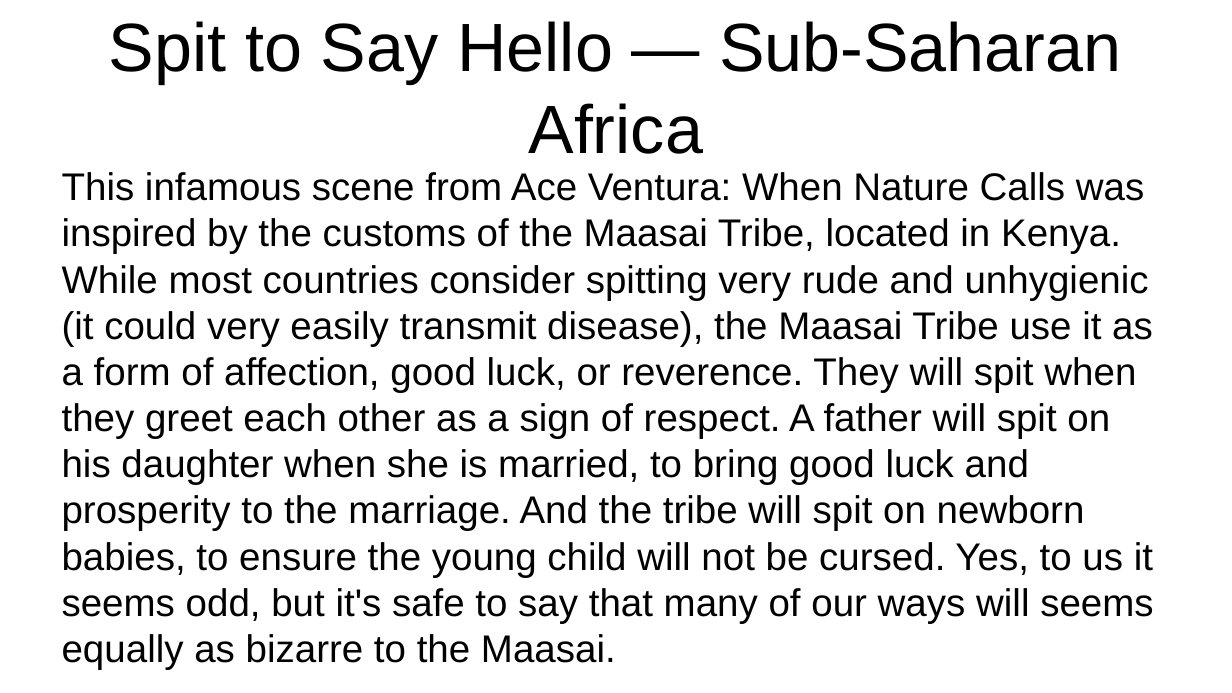
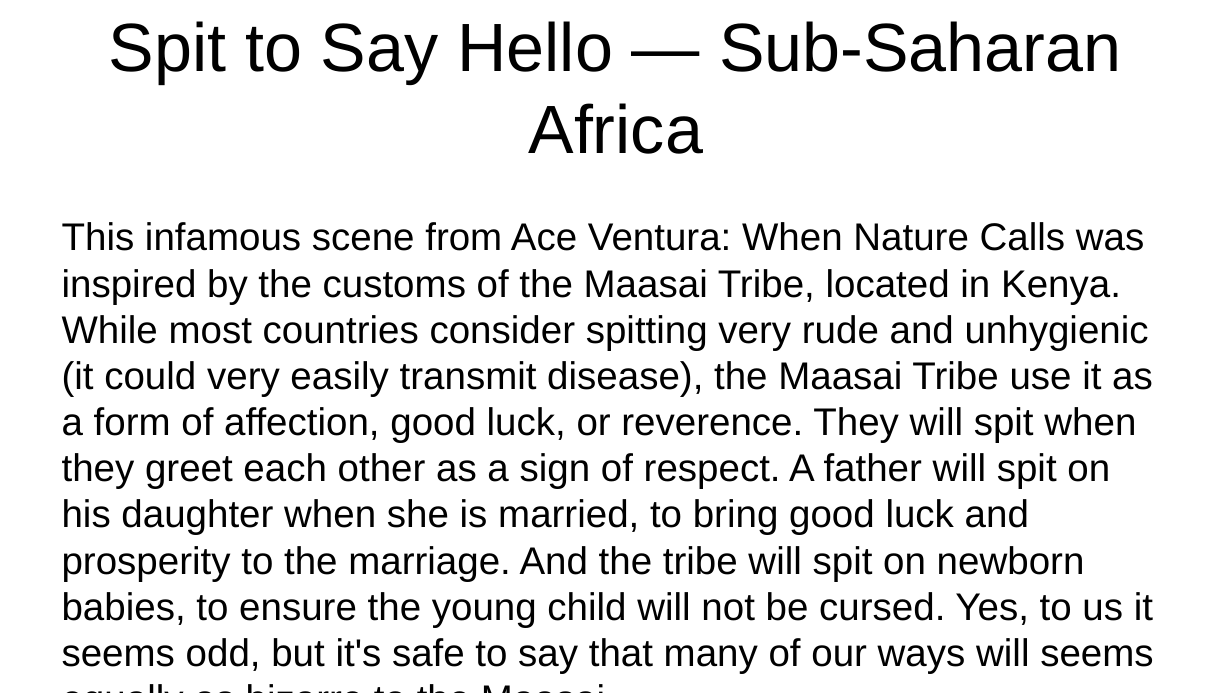
Before and after one commit to Catalinhimself/UTM, a slide deck: slide 3 of eng/manners/manners around the world.odp. Drawn at 1232x693 pixels with LibreOffice and Linux fonts; fonts in the diff are those of the drawing. Boxes give left, top, right and bottom in pixels: in the first picture for what was removed or moved away, otherwise in the second. Text is boxed around its words. In the diff, an @@ line names an element or a change of style, - is before the commit and + after.

```diff
--- a/eng/manners/manners around the world.odp
+++ b/eng/manners/manners around the world.odp
@@ text "This infamous scene from Ace ..." rewrapped from (62,172,1153,670) to (62,222,1153,674) @@
```
Also in this commit, not shown: 10 other slides changed, 34 other files.
